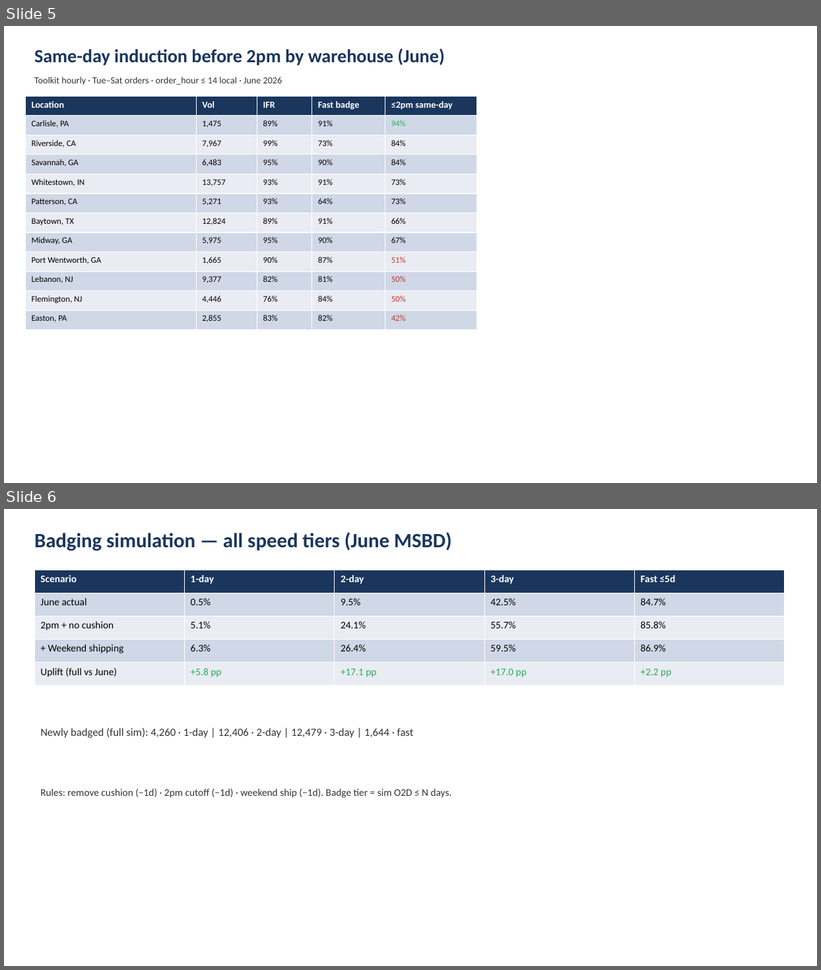
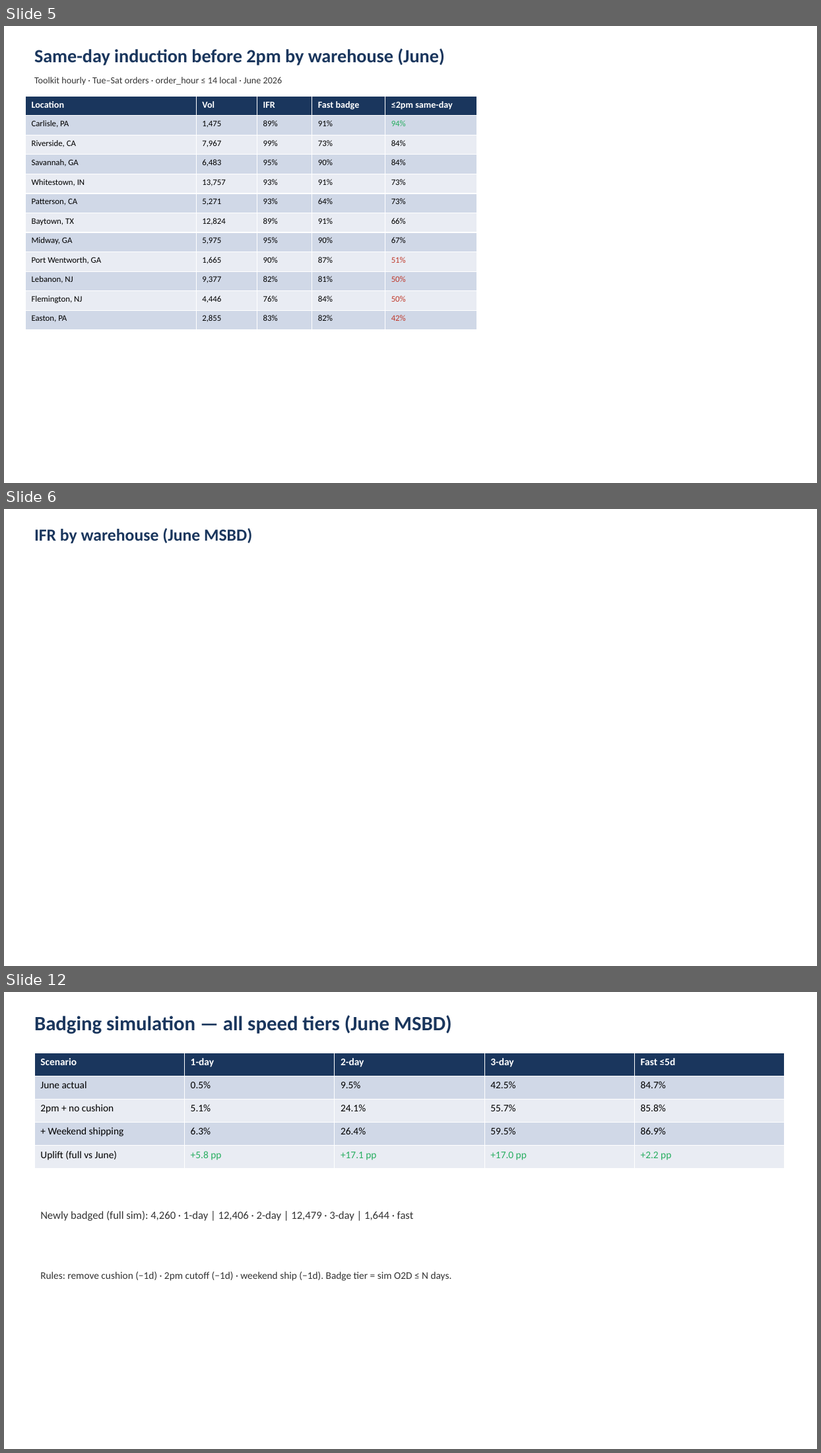
Before and after one commit to et844p/O2S, a slide deck: output/safavieh/Safavieh_CEO_June_MSBD.pptx. Shown one above the other, each under a label of ours: slides 5 and 6 before the commit, slides 5, 6 and 12 after it; the slides between them are not shown. The pictures are 821x970 and 821x1453 pixels, drawn with LibreOffice and Linux fonts; fonts in the diff are those of the drawing; background and template pictures are left out. Boxes give left, top, right and bottom in pixels: in the first picture for what was removed or moved away, otherwise in the second. Text is boxed around its words. In the diff, an @@ line names an element or a change of style, - is before the commit and + after.

```diff
--- a/output/safavieh/Safavieh_CEO_June_MSBD.pptx
+++ b/output/safavieh/Safavieh_CEO_June_MSBD.pptx
@@ slide 6 added at (4, 509, 817, 966), background picture (left out) @@
@@ text added at (34, 528, 252, 543), 20 pt, text #1A365D, bold @@
+IFR by warehouse (June MSBD)
@@ what was slide 6 is now slide 12 @@
```
Also in this commit, not shown: 5 other slides added, 12 other files.
